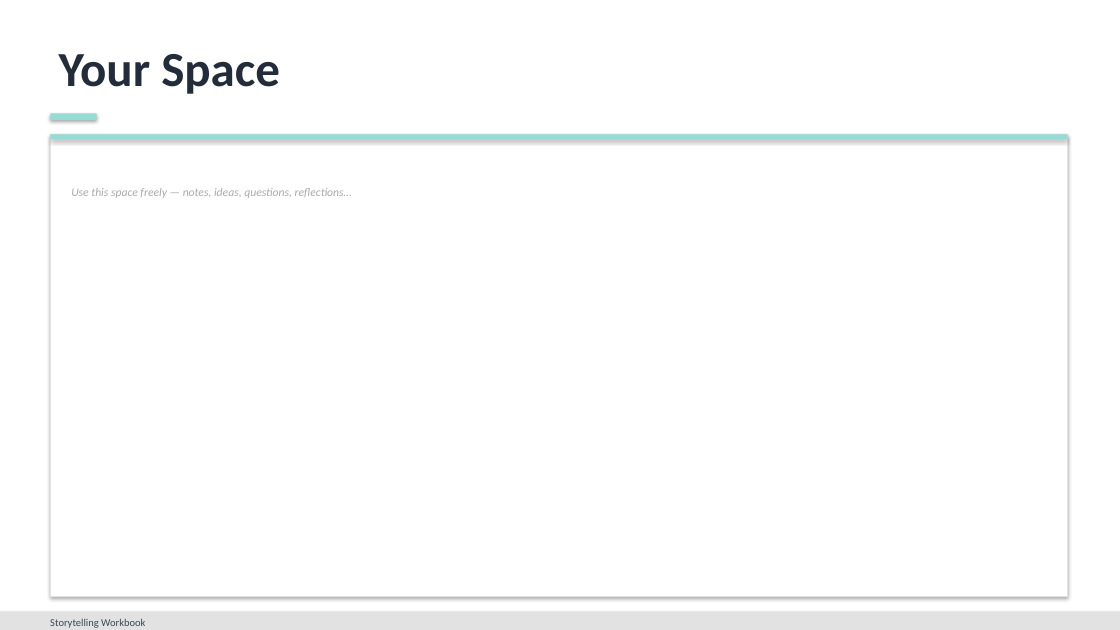
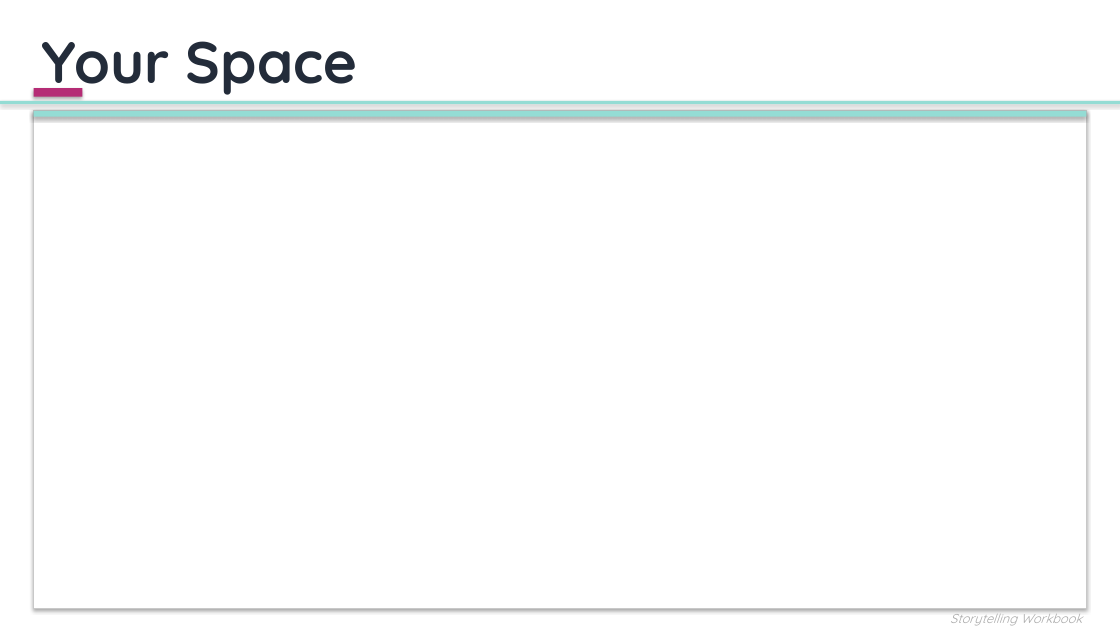
Before and after one commit to Storytelling-Workbook/Interactive-session, a slide deck: slide 4 of Storytelling_Workbook.pptx. Drawn at 1120x630 pixels with LibreOffice and Linux fonts; fonts in the diff are those of the drawing. Boxes give left, top, right and bottom in pixels: in the first picture for what was removed or moved away, otherwise in the second. Text is boxed around its words. In the diff, an @@ line names an element or a change of style, - is before the commit and + after.

```diff
--- a/Storytelling_Workbook.pptx
+++ b/Storytelling_Workbook.pptx
@@ text "Your Space": place and size @@
-text "Your Space" at [59, 54, 280, 94]
+text "Your Space" at [42, 41, 357, 99]
@@ text "Your Space" at [42, 41, 357, 99]: size 42 to 50 pt, font Calibri to Quicksand @@
@@ rectangle: place and size @@
-rectangle at [50, 113, 97, 120]
+rectangle at [34, 88, 82, 97]
@@ rectangle at [34, 88, 82, 97]: fill #94DCD4 to #B52C75 @@
@@ rectangle added at [0, 101, 1120, 104], fill #94DCD4 @@
@@ rectangle: place and size @@
-rectangle at [50, 134, 1067, 139]
+rectangle at [34, 111, 1086, 117]
@@ rectangle: place and size @@
-rectangle at [50, 134, 1067, 597]
+rectangle at [34, 111, 1086, 608]
@@ rectangle at [34, 111, 1086, 608]: outline #E2E2E2 0.75 pt to #C8C8C8 0.75 pt @@
@@ text removed at [71, 188, 352, 198] @@
-Use this space freely — notes, ideas, questions, reflections…
@@ text "Storytelling Workbook": place and size @@
-text "Storytelling Workbook" at [50, 618, 145, 628]
+text "Storytelling Workbook" at [950, 609, 1083, 625]
@@ text "Storytelling Workbook" at [950, 609, 1083, 625]: size 9 to 11 pt, font Calibri to Quicksand, text colour #3A4A55 to #AAAAAA, italic on; alignment left to right @@
@@ rectangle removed at [0, 612, 1120, 630] @@
```
Also in this commit, not shown: 23 other slides changed.
